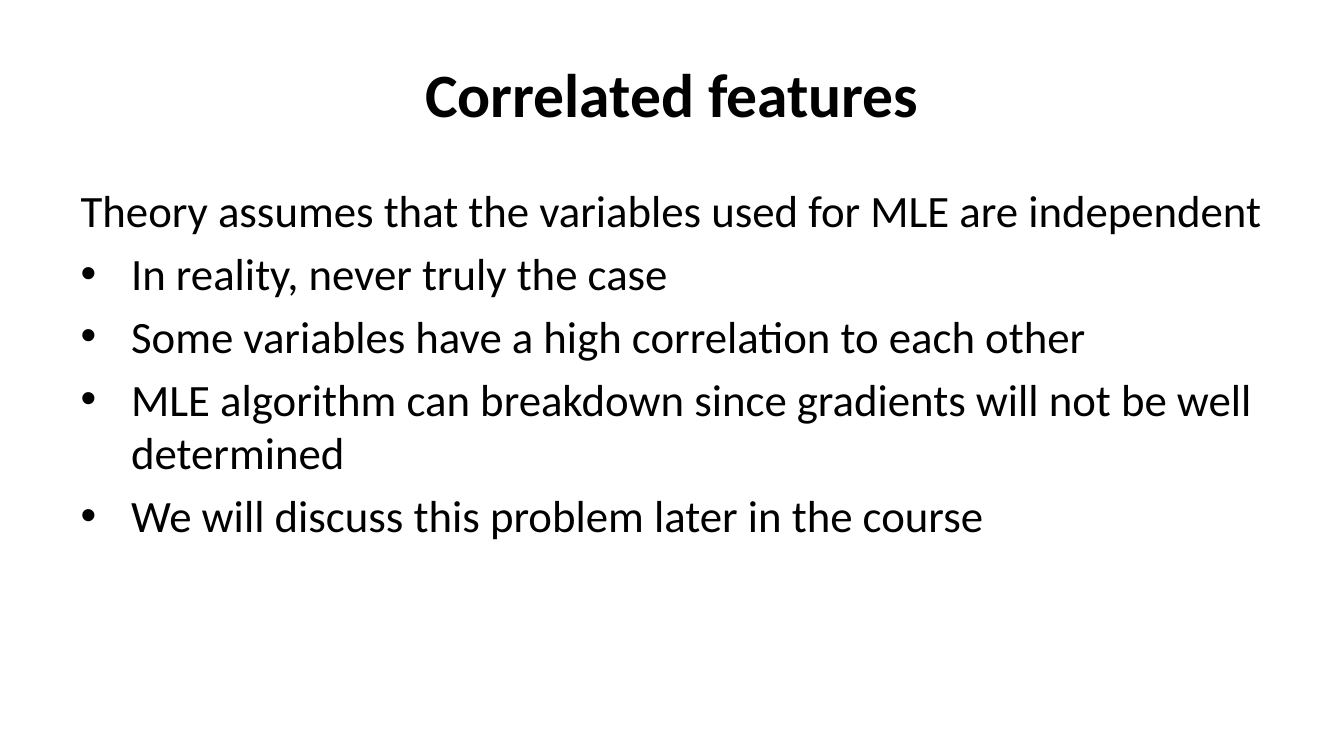
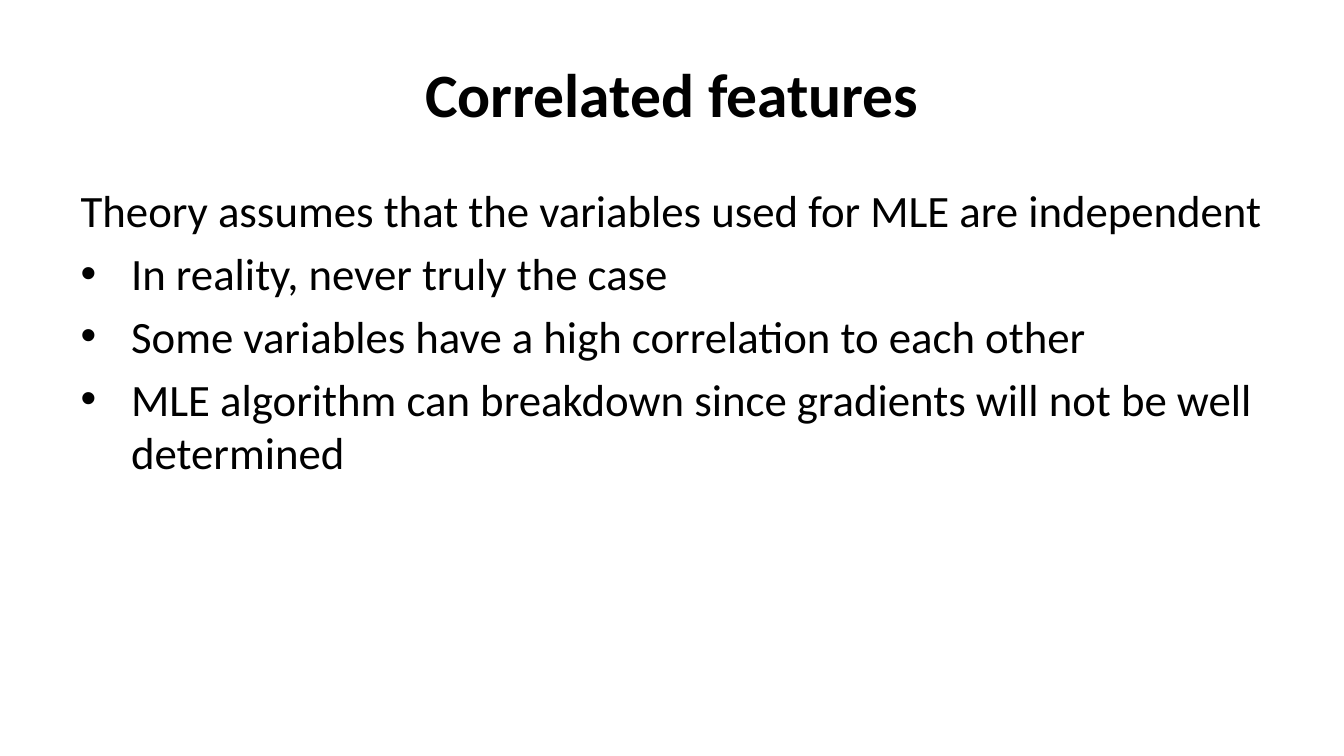
Before and after one commit to StephenElston/CSCI-E-83, a slide deck: slide 43 of LectureSlides/05_ParameterEstimationAndLikelihood.pptx. Drawn at 1344x756 pixels with LibreOffice and Linux fonts; fonts in the diff are those of the drawing. Boxes give left, top, right and bottom in pixels: in the first picture for what was removed or moved away, otherwise in the second. Text is boxed around its words. In the diff, an @@ line names an element or a change of style, - is before the commit and + after.

Commit message:
Corrected typos from section meeting

```diff
--- a/LectureSlides/05_ParameterEstimationAndLikelihood.pptx
+++ b/LectureSlides/05_ParameterEstimationAndLikelihood.pptx
@@ text at [131,501,983,540]: paragraph removed @@
-• We will discuss this problem later in the course
```
Also in this commit, not shown: 5 other slides changed.
